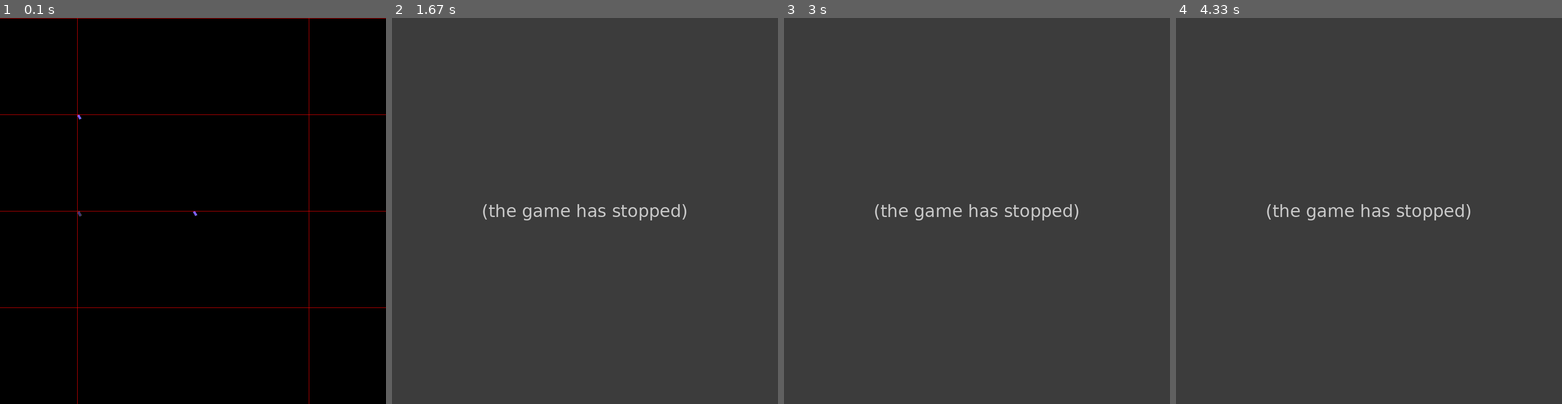
Above: before the commit, frames 1-4 (left to right).
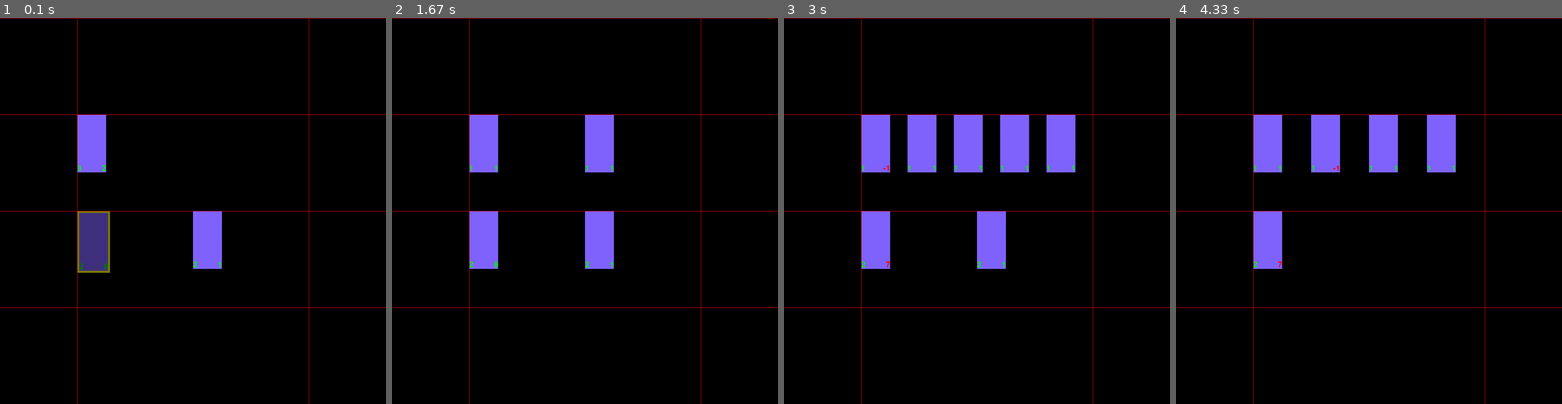
Above: after the commit, the same moments.

Repository: poipoi34/HearthstoneBattlegroundSimulator
Game: pygame game, started from main.py
The game is run twice, just before and just after one commit, with the same random seed, the same clock (stepped at 60 frames per second) and the same inputs.
Inputs:
- Up to frame 1 (0.1 s): no input
- Up to frame 2 (1.67 s): no input
- Up to frame 3 (3 s): no input
- Up to frame 4 (4.33 s): no input

The runs differ from the first frame. In frame 1, 3.6% of the frame differs, in the area x 20-58%, y 25-66%; in frame 2, 100%; in frame 3, 100%, in the area x 0-100%, y 0-100%; in frame 4, 100%.
Error before the commit: AttributeError: 'refresh_board_state' object has no attribute 'board_state' (m_animation.py ...; the game stopped at 1.02 s (later frames are placeholders)

Commit message:
board_state enregistrés dans le mauvaise ordre <- réglé ajout d'animation d'attack dans le displayer 2.0

Diff:
--- a/m_Card_image.py
+++ b/m_Card_image.py
@@ -42,18 +42,18 @@
 
 	def get_pos_in_army(o,battle_data):
 		i = 0
-		for card_from_game in battle_data.player1.army_before_resolution:
+		for card_from_game in battle_data.player1.army:
 			if o.id_source == card_from_game.id_source:
 				return i
 			if card_from_game.ghost == False:
 				i += 1
 		i = 0
-		for card_from_game in battle_data.player2.army_before_resolution:
-			if o.id_source == card_from_game:
+		for card_from_game in battle_data.player2.army:
+			if o.id_source == card_from_game.id_source:
 				return i
 			if card_from_game.ghost == False:
 				i += 1
-		raise ("didn't find the card in army")
+		raise Exception("didn't find the card in army")
 
 	def get_image(o): #create and return an image
 
@@ -94,6 +94,8 @@
 
 		return pygame.transform.rotate(scaled(o.image,o.scale),o.rotation)
 
+	def get_center(o):
+		return [o.pos[0] + o.scale*o.card_size[0],o.pos[1] + o.scale*o.card_size[1]]
 
 
 	def rotate(angle):# you can also set the rotation directly throught attribut rotation
--- a/m_animation.py
+++ b/m_animation.py
@@ -27,8 +27,8 @@
 #la class Animation est abstraite
 class Animation:
 
-	def __init__(o, displayer,battle_data):
-		o.battle_data = battle_data
+	def __init__(o, displayer,board_state):
+		o.board_state = board_state
 		o.chrono = Chrono()
 		o.frame_time = 0.016
 		o.displayer = displayer
@@ -64,6 +64,9 @@
 		return finished,changed
 
 	def place_card(o,card_image, board_state,p_in_army = None):#place card using card place using board_state or p_in_army
+		card_image.pos = o.get_card_placement(card_image,board_state,p_in_army)
+
+	def get_card_placement(o,card_image,board_state,p_in_army = None):
 		px,py = 0,0
 		if (card_image.owner == o.displayer.top_player):
 			py = o.displayer.win[1]*1/4
@@ -74,8 +77,7 @@
 		if p_in_army == None:
 			p_in_army = card_image.get_pos_in_army(board_state)# <- definitely need board_state as parameter contrary to place_card()
 		px = o.displayer.win[0]/5 + 3*o.displayer.win[0]/5*p_in_army/len(card_image.owner.army)
-		card_image.pos = [px,py]
-
+		return [px,py]
 
 class on_enter_arena(Animation):
 
@@ -162,44 +164,47 @@
 		pass
 
 class before_minion_attack(Animation):
-	def __init__(o):
-		Animation.__init__(o,displayer,board_state)
-		o.last_frame = 30
-		o.object_to_animate.append(displayer[id(board_state.event.param["source_minion"])])
+	def __init__(o,displayer,board_state):
+		Animation.__init__(o,displayer,board_state)
+		o.last_frame = 30
+		o.object_to_animate.append(displayer.card_to_draw[id(board_state.event.param["source_minion"])])
 
 	def update_animation(o):
 		o.object_to_animate[0].scale = 1 + o.current_frame/o.last_frame*0.3
 
 class on_minion_attack(Animation):
-	def __init__(o):
-		Animation.__init__(o,displayer,board_state)
-		o.last_frame = 30
-		o.object_to_animate.append(displayer[id(board_state.event.param["source_minion"])])
-		o.object_to_animate.append(displayer[id(board_state.event.param["target_minion"])])
+	def __init__(o,displayer,board_state):
+		Animation.__init__(o,displayer,board_state)
+		o.last_frame = 30
+		o.object_to_animate.append(displayer.card_to_draw[id(board_state.event.param["source_minion"])])
+		o.object_to_animate.append(displayer.card_to_draw[id(board_state.event.param["target_minion"])])
 
 		source_minion = o.object_to_animate[0]
 		target_minion = o.object_to_animate[1]
-		o.u = source_minion.pos
+		o.u = source_minion.pos[:]
 
 	def update_animation(o):
 		t = o.current_frame/o.last_frame
 		#f(0) = 0, f(1) = 1 et f(t) = at² - t
 		#a = 2
 		#p(t) = f(t)*(v-u) + u avec u = o.u et v = o.object_to_animate[1]
-		o.object_to_animate[0].pos = add ( mul((2*t*t - t),sub(o.object_to_animate[1],o.u)), o.u)
+		o.object_to_animate[0].pos = add ( mul((2*t*t - t),sub(o.object_to_animate[1].pos,o.u)), o.u)
 
 class after_minion_attack(Animation):
-	def __init__(o):
+	def __init__(o,displayer,board_state):
 		Animation.__init__(o,displayer,board_state)
 		o.last_frame = 30
 		attacker_id = id(board_state.event.param["source_minion"])
 		o.attacker_image = displayer.card_to_draw[attacker_id]
-		o.back_pos = o.place_card(attacker_image,battle_data)
-		o.starting_pos = o.attacker_image.pos
+		o.back_pos = o.get_card_placement(o.attacker_image,board_state)
+		o.starting_pos = o.attacker_image.pos[:]
 
 	def update_animation(o):
 		t = o.current_frame/o.last_frame
-		o.attacker_image = a
+		#pos(t) = t*v + (1-t)*u où u = starting pos et v = ending pos
+		u = o.starting_pos
+		v = o.back_pos
+		o.attacker_image.pos = add( mul(t,v) , mul(1-t,u))
 
 
 
@@ -208,7 +213,7 @@
 
 """
 class my_anim(Animation):
-	def __init__(o):
+	def __init__(o,displayer,board_state):
 		Animation.__init__(o,displayer,board_state)
 		o.last_frame = 30
 	def update_animation(o):
--- a/m_card.py
+++ b/m_card.py
@@ -182,7 +182,7 @@
 	def __init__(o):
 		Card.__init__(o, 2, 1, name = 'Scallywag')
 		o.add_deathrattle(m_effect.E_summon(lambda : Pirate()))
-		o.listen_to("before_minion_attack", lambda o, param: param["target_minion"].take_damage(2))
+		o.listen_to("before_minion_attack", lambda o, param: param["target_minion"].take_damage(0))
 
 class Pirate(Card):
 	def __init__(o):
--- a/m_displayer.py
+++ b/m_displayer.py
@@ -177,6 +177,12 @@
 		event_type = board_state.event.type
 		if event_type == "on_enter_arena":
 			return m_animation.on_enter_arena(o,board_state)
+		if event_type == "before_minion_attack":
+			return m_animation.before_minion_attack(o,board_state)
+		if event_type == "on_minion_attack":
+			return m_animation.on_minion_attack(o,board_state)
+		if event_type == "after_minion_attack":
+			return m_animation.after_minion_attack(o,board_state)
 		else:
 			return m_animation.refresh_board_state(o,board_state)
 
--- a/m_event.py
+++ b/m_event.py
@@ -68,6 +68,11 @@
 				raise Exception("No event_manager defined for event : " + o.type)
 			else: event_manager = o.event_manager
 
+
+		if o.type != "on_board_update" and event_manager.battle_manager != None and event_manager.battle_manager.displayer != None:
+			event_manager.battle_manager.save_board_state(o)
+		time.sleep(0.05)
+
 		for listener in event_manager.listeners[o.type]:
 			for action in listener.triggers[o.type]:
 				action.event = o
@@ -75,11 +80,10 @@
 					action()
 				else : event_manager.buffer(action)
 
-		time.sleep(0.0)
 		if o.type != "on_board_update" and event_manager.battle_manager != None and event_manager.battle_manager.displayer != None:
-			event_manager.battle_manager.save_board_state(o)
 			Event("on_board_update", {"battle_manager" : event_manager.battle_manager}).spread(event_manager)
-		time.sleep(0.0)
+
+		time.sleep(0.05)
 
 
 	def __repr__(o):
--- a/m_player.py
+++ b/m_player.py
@@ -88,8 +88,10 @@
 		if player == None:
 			player = o.opponent
 		player_taunt_army = player.get_taunt_army()
-		if player_taunt_army == []:
+		if player_taunt_army == [] :
 			alive_army = player.get_army()
+			if (alive_army == []):
+				return
 
 			attackedI = randrange(len(alive_army))
 			card.fight(alive_army[attackedI])
--- a/vector_math.py
+++ b/vector_math.py
@@ -10,5 +10,5 @@
 def sub(u,v):
 	res = [0] * len(u)
 	for i in range(len(u)):
-		res[i] = u[i] + v[i]
+		res[i] = u[i] - v[i]
 	return res
Not shown, changed: HearthstoneBattlegroundSimulator.pyproj
